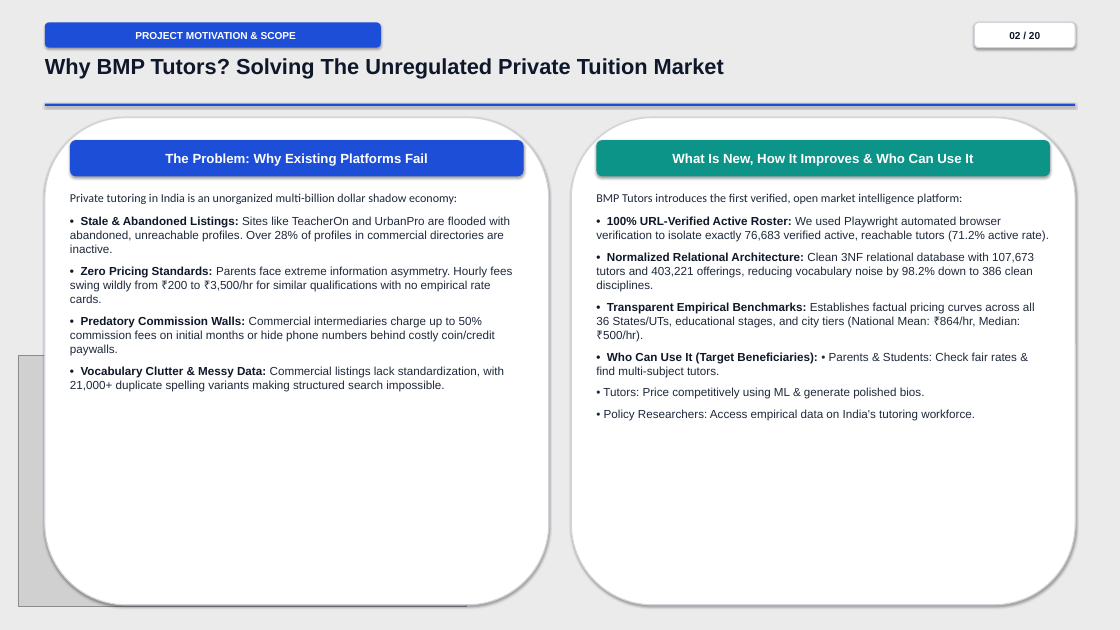
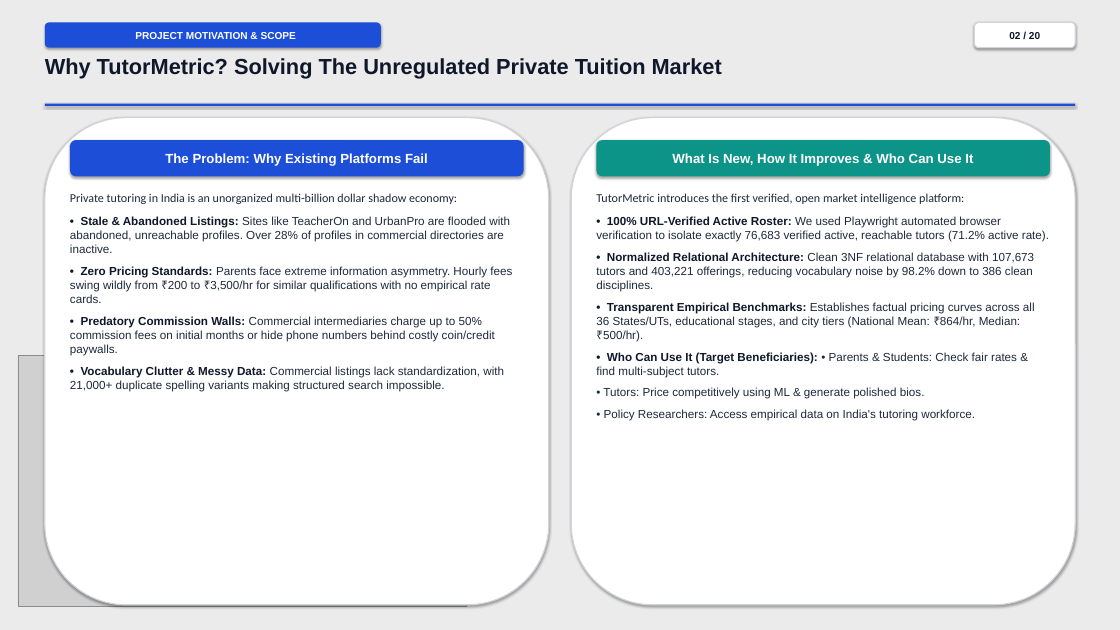
Before and after one commit to nilesh7757/BMPTUTORS, a slide deck: slide 2 of BMP_Tutors_Master_Presentation.pptx. Drawn at 1120x630 pixels with LibreOffice and Linux fonts; fonts in the diff are those of the drawing; grey boxes stand for pictures. Boxes give left, top, right and bottom in pixels: in the first picture for what was removed or moved away, otherwise in the second. Text is boxed around its words. In the diff, an @@ line names an element or a change of style, - is before the commit and + after.

Commit message:
Update project branding to TutorMetric and category to B.Tech Mini Project across all presentations, app templates, and dossiers

```diff
--- a/BMP_Tutors_Master_Presentation.pptx
+++ b/BMP_Tutors_Master_Presentation.pptx
@@ text at (45, 58, 722, 79): text changed @@
-Why BMP Tutors? Solving The Unregulated Private Tuition Market
+Why TutorMetric? Solving The Unregulated Private Tuition Market
@@ text at (596, 193, 964, 204): text changed @@
-BMP Tutors introduces the first verified, open market intelligence platform:
+TutorMetric introduces the first verified, open market intelligence platform:
```
Also in this commit, not shown: 2 other slides changed, 7 other files.
